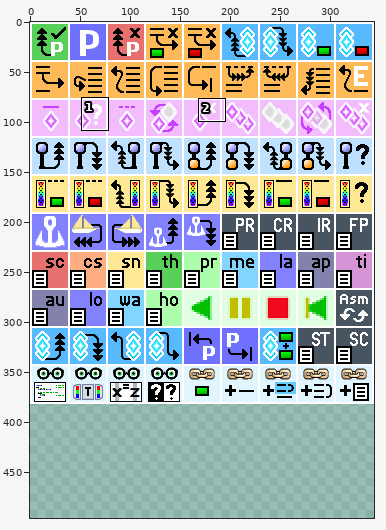
Edited in one commit: sprite sheet (vvm/core/vdebug/graphics/vdebug_icons.png). Above, an overview of the earlier version with the close-up marked.
Close-up. Before:
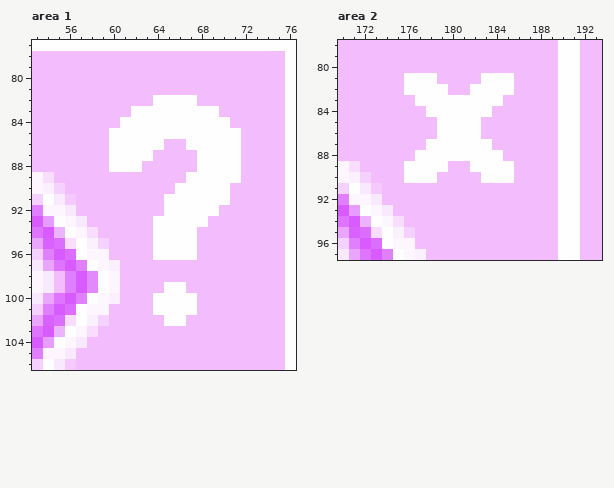
The file is 344x382 pixels. Colours within 5 levels of each other are drawn and written as one. Shown: area 1: x 53..76, y 77..106; area 2: x 170..193, y 78..97. The old version is drawn lined up with the new one, on the new canvas. The commit also changed other parts of the picture, which this record leaves out.
After the commit:
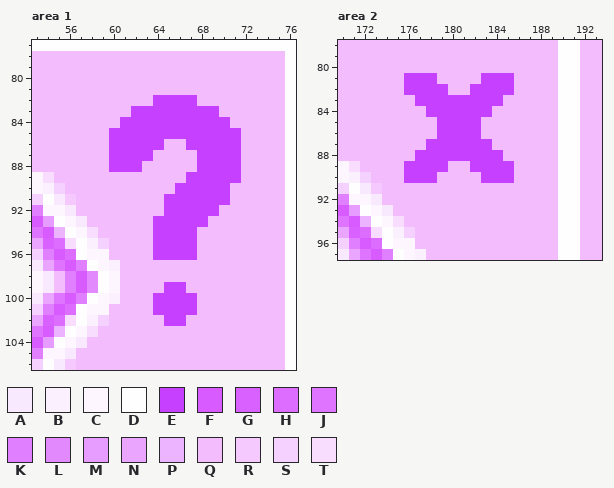
Palette (. is transparent): A #f9e9ff  B #fbf0fe  C #fdf6ff  D #fffffffd  E #c640ff  F #d75bff  G #d961ff  H #dc6dff  J #de74ff  K #e07fff  L #e289fe  M #e79dff  N #eaa6ff  P #ecb3fe  Q #f3bcfefd  R #f5c8fe  S #f4d1fe  T #f8ddfe
Difference:
canvas 344x382 -> 344x496
Area 1:
Colour E replaces colour D in row 82 at x 64 to 67; in row 83 at x 62 to 69; in row 84 at x 61 to 70; in row 85 at x 60 to 71; in row 86 at x 60 to 64 and 67 to 71; in row 87 at x 60 to 63 and 68 to 71.
Colour E replaces colour D in row 88 at x 60 to 62 and 68 to 71; in row 89 at x 67 to 71; in row 90 at x 66 to 70; in row 91 at x 65 to 70; in row 92 at x 65 to 69; in row 93 at x 64 to 68.
Colour E replaces colour D in rows 94 to 96 at x 64 to 67; in row 99 at x 65 to 66; in rows 100 to 101 at x 64 to 67; in row 102 at x 65 to 66.
Area 2:
Colour E replaces colour D in row 81 at x 176 to 178 and 183 to 185; in row 82 at x 176 to 179 and 182 to 185; in row 83 at x 177 to 184; in row 84 at x 178 to 183; in rows 85 to 86 at x 179 to 182; in row 87 at x 178 to 183.
Colour E replaces colour D in row 88 at x 177 to 184; in row 89 at x 176 to 179 and 182 to 185; in row 90 at x 176 to 178 and 183 to 185.
